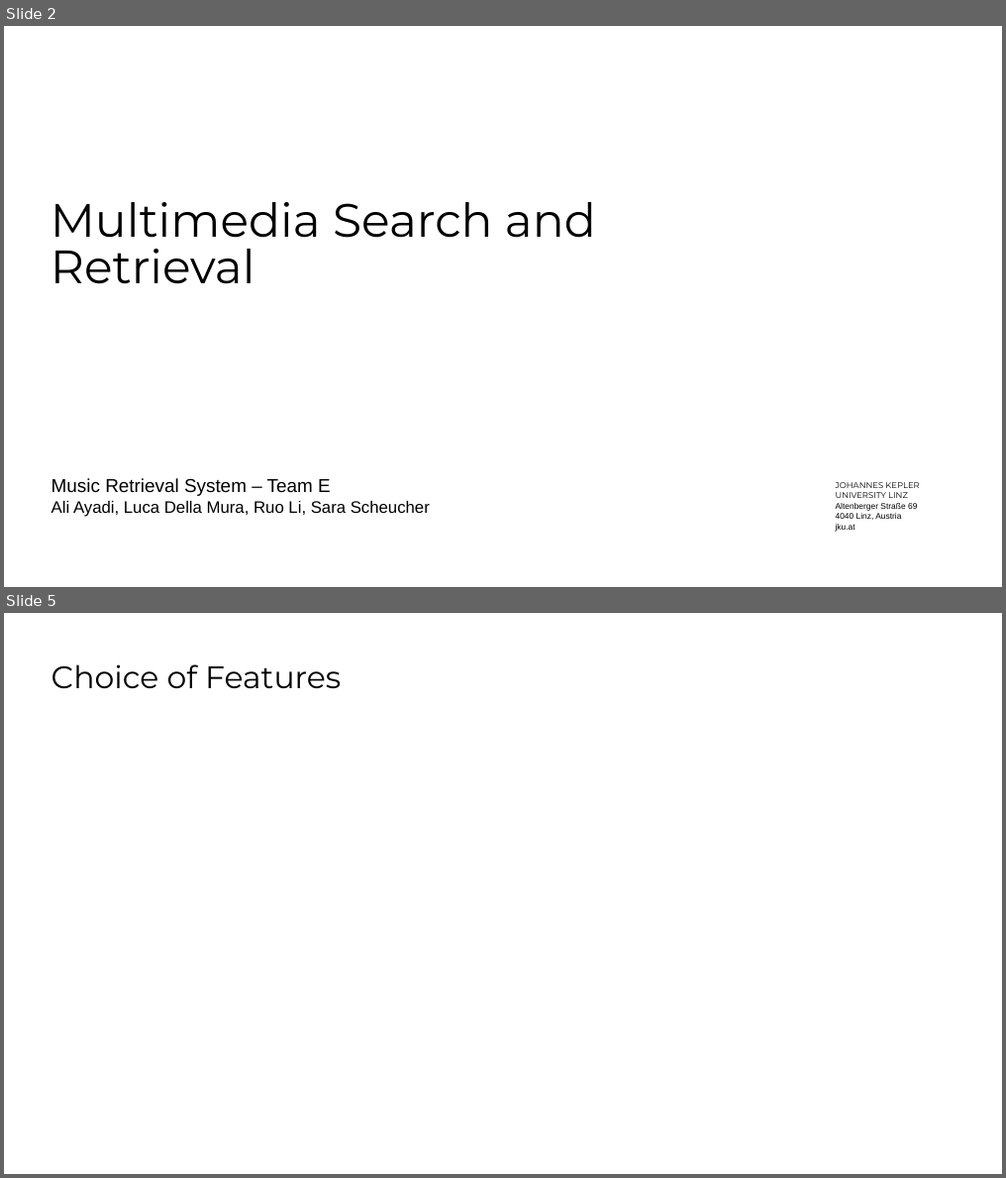
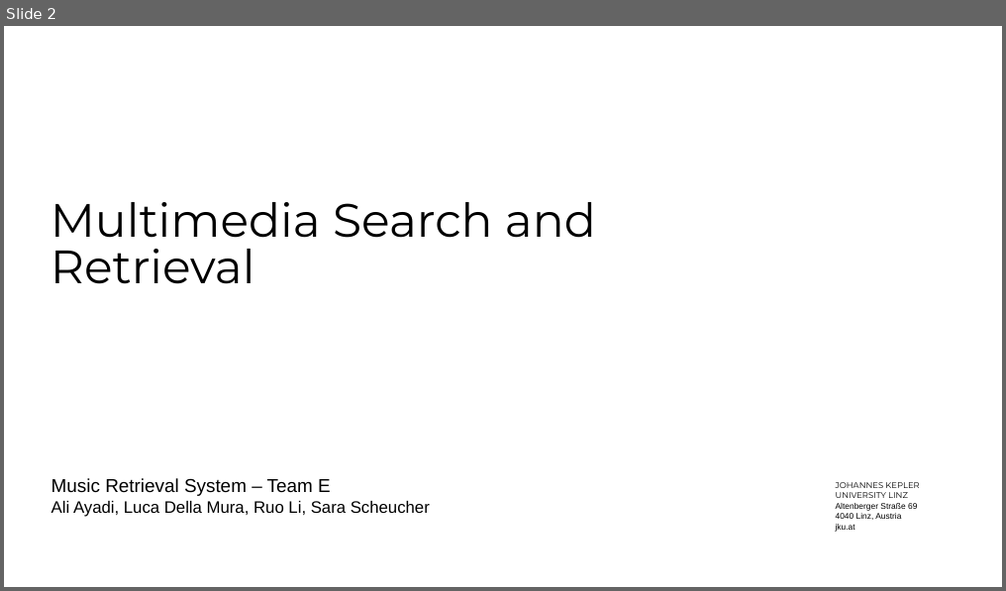
Before and after one commit to SaraCoolman/MMSR, a slide deck: project_3_team_E/Final Presentation.pptx. Shown one above the other, each under a label of ours: slides 2 and 5 before the commit, slide 2 after it; the slides between them are not shown. The pictures are 1006x1178 and 1006x591 pixels, drawn with LibreOffice and Linux fonts; fonts in the diff are those of the drawing; background and template pictures are left out. Boxes give left, top, right and bottom in pixels: in the first picture for what was removed or moved away, otherwise in the second. Text is boxed around its words. In the diff, an @@ line names an element or a change of style, - is before the commit and + after.

```diff
--- a/project_3_team_E/Final Presentation.pptx
+++ b/project_3_team_E/Final Presentation.pptx
@@ slide 5 removed at box(4, 613, 1002, 1174), background #FFFFFF @@
@@ title removed at box(52, 664, 341, 689) @@
-Choice of Features
```
Also in this commit, not shown: 1 slide changed, 15 slides added, 2 other slides removed.
